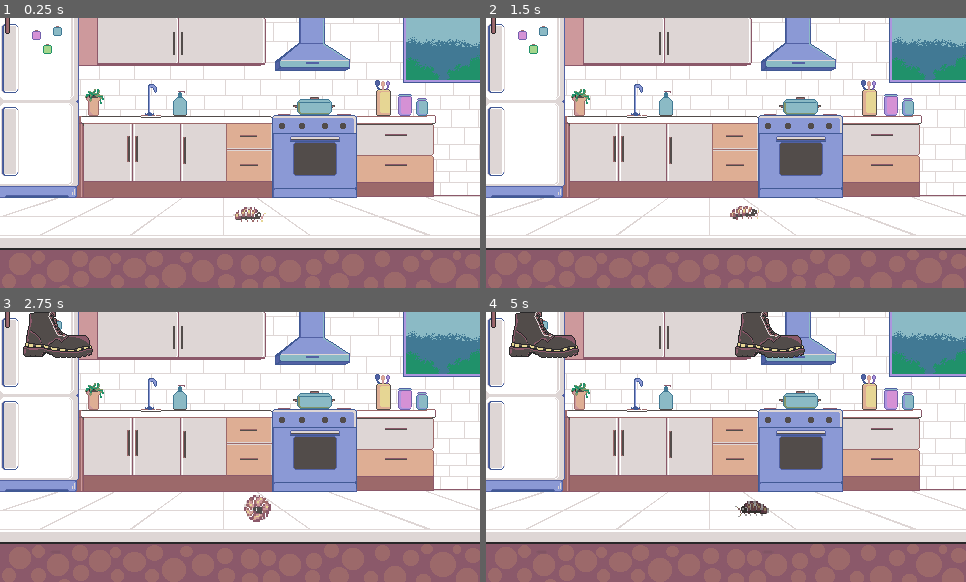
Above: before the commit, frames 1-4 (two rows, left to right).
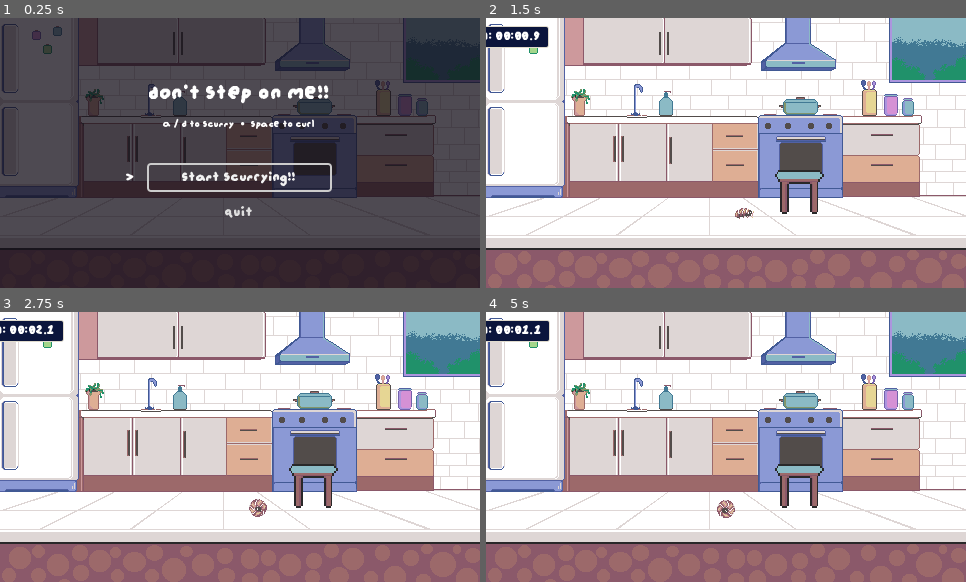
Above: after the commit, the same moments.

Repository: vineethjkatti-tech/dontsteponme
Game: Godot game, scene res://control.tscn
The game is run twice, just before and just after one commit, with the same random seed, the same clock (stepped at 60 frames per second) and the same inputs. Before the commit the project starts from res://main.tscn. Sound files missing from this copy of the repository are replaced by a short silence.
Inputs (mouse positions are in pixels of both pictures, inside the frame that each line leads up to):
- Up to frame 1 (0.25 s): no input
- Up to frame 2 (1.5 s): click (726, 177) at 0.5 s, where only the run after the commit has a clickable "Start Scurrying!!"; tap Enter at 1.25 s; move the mouse to (831, 139) at 1.27 s; hold D (right) from 1.28 s (still down); tap Space (curl) at 1.35 s; click (831, 139) at 1.42 s
- Up to frame 3 (2.75 s): move the mouse to (144, 460) at 2.02 s; release D (right) at 2.03 s; hold Down from 2.03 s (still down); tap Space (curl) at 2.1 s; click (144, 460) at 2.17 s
- Up to frame 4 (5 s): tap Space (curl) at 2.75, 3.05, 3.8, 4.35 s; move the mouse to (774, 387) at 2.77 s; release Down at 2.78 s; hold D (right) 2.78-3.53 s; tap Alt at 2.85 s; click (774, 387) at 2.92 s; move the mouse to (702, 501) at 3.52 s; hold Up 3.53-4.28 s; tap Shift at 3.6 s; click (702, 501) at 3.67 s; tap Enter at 4.25 s; move the mouse to (870, 487) at 4.27 s; hold A (left) from 4.28 s (still down); click (870, 487) at 4.42 s

The runs differ from the first frame. In frame 1, 98% of the frame differs, in the area x 0-100%, y 0-100%; in frame 2, 2.0%; in frame 3, 3.3%; in frame 4, 5.1%.

Commit message:
game making finished finally!!!!!!!!!!!!!!!!!!!!!!!!!!!!!!!!!!!!!!!!!!!!!!!!!!!!!!!!

Diff:
--- a/chair.gd
+++ b/chair.gd
@@ -1,24 +1,54 @@
 extends Area2D
 
 @export var broken_texture: Texture2D = preload("res://chair-broken.png")
+@export var normal_texture: Texture2D = preload("res://chair.png")
+@export var snd_break: AudioStream = preload("res://hitHurt (1).wav")
+@export var respawn_time: float = 6.0
+
+@export var min_x: float = 60.0
+@export var max_x: float = 420.0
 
 @onready var sprite: Sprite2D = $Sprite2D
 @onready var collision_shape: CollisionShape2D = $CollisionShape2D
 
 var is_broken: bool = false
 
+func _ready() -> void:
+	sprite.texture = normal_texture
+	sprite.modulate.a = 1.0
+	collision_shape.disabled = false
+
 func break_chair() -> void:
 	if is_broken:
 		return
 	is_broken = true
 
-	# disable collision so it can't absorb a second hit
+	# play shatter sound
+	var sfx := AudioStreamPlayer2D.new()
+	sfx.stream = snd_break
+	sfx.finished.connect(sfx.queue_free)
+	add_child(sfx)
+	sfx.play()
+
 	collision_shape.set_deferred("disabled", true)
-
-	# swap to broken chair sprite
 	sprite.texture = broken_texture
 
-	# slight splinter shake and fade away for cinemtaic effect!!
 	var tween := create_tween()
-	tween.tween_property(sprite, "modulate:a", 0.0, 1.2).set_delay(0.4)
-	tween.tween_callback(queue_free)
+	tween.tween_property(sprite, "modulate:a", 0.0, 0.8).set_delay(0.5)
+	tween.tween_callback(respawn_chair)
+
+func respawn_chair() -> void:
+	await get_tree().create_timer(respawn_time).timeout
+
+	var new_x := randf_range(min_x, max_x)
+	global_position.x = new_x
+
+	sprite.texture = normal_texture
+	is_broken = false
+
+	var respawn_tween := create_tween()
+	respawn_tween.tween_property(sprite, "modulate:a", 1.0, 0.4)
+	await respawn_tween.finished
+
+	collision_shape.set_deferred("disabled", false)
+	print("--- Chair respawned at X: ", new_x)
--- a/chair.tscn
+++ b/chair.tscn
@@ -4,15 +4,17 @@
 [ext_resource type="Texture2D" uid="uid://blvf5387m4epg" path="res://chair.png" id="1_knj3a"]
 
 [sub_resource type="RectangleShape2D" id="RectangleShape2D_24m23"]
-size = Vector2(29, 14)
+size = Vector2(60.5, 51)
 
 [node name="Chair" type="Area2D" unique_id=19315024 groups=["chair"]]
 script = ExtResource("1_58eu7")
 
 [node name="Sprite2D" type="Sprite2D" parent="." unique_id=972195234]
 z_index = 1
+position = Vector2(15, 18)
+scale = Vector2(1.75, 1.75)
 texture = ExtResource("1_knj3a")
 
 [node name="CollisionShape2D" type="CollisionShape2D" parent="." unique_id=89532958]
-position = Vector2(-1, -5)
+position = Vector2(14.75, 22.5)
 shape = SubResource("RectangleShape2D_24m23")
--- /dev/null
+++ b/control.gd
@@ -0,0 +1,66 @@
+extends Control
+
+@onready var play_button: Button = $CenterContainer/VBoxContainer/PlayButton
+@onready var quit_button: Button = $CenterContainer/VBoxContainer/QuitButton
+@onready var cursor: Label = $Cursor
+@onready var buttons: Array[Button] = [
+	$CenterContainer/VBoxContainer/PlayButton,
+	$CenterContainer/VBoxContainer/QuitButton
+]
+
+var active_index: int = 0
+var bob_tween: Tween
+
+func _ready() -> void:
+	play_button.pressed.connect(_on_play_pressed)
+	quit_button.pressed.connect(_on_quit_pressed)
+
+	# Connect hover & focus signals for keyboard, controller, and mouse
+	for i in range(buttons.size()):
+		var btn = buttons[i]
+		btn.mouse_entered.connect(_on_button_hovered.bind(i))
+		btn.focus_entered.connect(_on_button_hovered.bind(i))
+
+	play_button.grab_focus()
+
+	# Wait until UI containers finish centering everything on screen
+	await get_tree().process_frame
+	_update_cursor_position(false)
+	_start_cursor_bob()
+
+func _on_play_pressed() -> void:
+	get_tree().change_scene_to_file("res://main.tscn")
+
+func _on_quit_pressed() -> void:
+	get_tree().quit()
+
+func _on_button_hovered(index: int) -> void:
+	if active_index != index:
+		active_index = index
+		_update_cursor_position(true)
+
+func _update_cursor_position(animated: bool) -> void:
+	var target_btn = buttons[active_index]
+	var target_x = target_btn.global_position.x - 20.0
+	var target_y = target_btn.global_position.y + (target_btn.size.y / 2.0) - (cursor.size.y / 2.0)
+
+	if animated:
+		# Restart the bob tween after moving so it doesn't fight position
+		if bob_tween:
+			bob_tween.kill()
+
+		var t := create_tween().set_trans(Tween.TRANS_BACK).set_ease(Tween.EASE_OUT)
+		t.tween_property(cursor, "global_position:y", target_y, 0.12)
+		t.parallel().tween_property(cursor, "global_position:x", target_x, 0.12)
+		t.tween_callback(_start_cursor_bob)
+	else:
+		cursor.global_position = Vector2(target_x, target_y)
+
+func _start_cursor_bob() -> void:
+	if bob_tween:
+		bob_tween.kill()
+
+	var base_x = cursor.global_position.x
+	bob_tween = create_tween().set_loops()
+	bob_tween.tween_property(cursor, "global_position:x", base_x - 4.0, 0.35).set_trans(Tween.TRANS_SINE)
+	bob_tween.tween_property(cursor, "global_position:x", base_x, 0.35).set_trans(Tween.TRANS_SINE)
--- /dev/null
+++ b/control.tscn
@@ -0,0 +1,79 @@
+[gd_scene format=3 uid="uid://cc77vckkkmect"]
+
+[ext_resource type="Texture2D" uid="uid://cckmet8dpdk08" path="res://back-Ground.png" id="1_0fbet"]
+[ext_resource type="Script" uid="uid://c0snaeob404jb" path="res://control.gd" id="1_62e2m"]
+
+[node name="MainMenu" type="Control" unique_id=406835669]
+layout_mode = 3
+anchors_preset = 15
+anchor_right = 1.0
+anchor_bottom = 1.0
+grow_horizontal = 2
+grow_vertical = 2
+script = ExtResource("1_62e2m")
+
+[node name="BG" type="TextureRect" parent="." unique_id=396212709]
+layout_mode = 1
+anchors_preset = 15
+anchor_right = 1.0
+anchor_bottom = 1.0
+grow_horizontal = 2
+grow_vertical = 2
+texture = ExtResource("1_0fbet")
+expand_mode = 1
+stretch_mode = 6
+
+[node name="Dimmer" type="ColorRect" parent="." unique_id=575458231]
+layout_mode = 1
+anchors_preset = 15
+anchor_right = 1.0
+anchor_bottom = 1.0
+grow_horizontal = 2
+grow_vertical = 2
+color = Color(0.07058824, 0.050980393, 0.09411765, 0.7490196)
+
+[node name="CenterContainer" type="CenterContainer" parent="." unique_id=422039411]
+layout_mode = 1
+anchors_preset = 15
+anchor_right = 1.0
+anchor_bottom = 1.0
+grow_horizontal = 2
+grow_vertical = 2
+
+[node name="VBoxContainer" type="VBoxContainer" parent="CenterContainer" unique_id=1435258142]
+layout_mode = 2
+theme_override_constants/separation = 10
+
+[node name="TitleLabel" type="Label" parent="CenterContainer/VBoxContainer" unique_id=1750936546]
+layout_mode = 2
+theme_override_font_sizes/font_size = 26
+text = "Don't Step On Me!!"
+horizontal_alignment = 1
+
+[node name="SubtitleLabel" type="Label" parent="CenterContainer/VBoxContainer" unique_id=2122949216]
+layout_mode = 2
+theme_override_font_sizes/font_size = 12
+text = "A / D to Scurry  •  SPACE to Curl"
+horizontal_alignment = 1
+
+[node name="Spacer" type="Control" parent="CenterContainer/VBoxContainer" unique_id=1189935449]
+custom_minimum_size = Vector2(0, 14)
+layout_mode = 2
+
+[node name="PlayButton" type="Button" parent="CenterContainer/VBoxContainer" unique_id=1465757373]
+layout_mode = 2
+theme_override_font_sizes/font_size = 17
+text = "Start Scurrying!!"
+flat = true
+
+[node name="QuitButton" type="Button" parent="CenterContainer/VBoxContainer" unique_id=28707036]
+layout_mode = 2
+theme_override_font_sizes/font_size = 17
+text = "Quit"
+flat = true
+
+[node name="Cursor" type="Label" parent="." unique_id=1090376058]
+layout_mode = 0
+offset_right = 40.0
+offset_bottom = 16.0
+text = ">"
--- a/foot_hazard.gd
+++ b/foot_hazard.gd
@@ -6,6 +6,7 @@
 @export var slam_duration = 0.08
 
 # to preload the two boot frames
+var snd_stomp: AudioStream = preload("res://hitHurt.wav")
 var tex_falling: Texture2D = preload("res://boot2.png")
 var tex_slam: Texture2D = preload("res://boot1.png")
 
@@ -19,55 +20,80 @@
 func _ready() -> void:
 	hitbox.disabled = true
 
-	# place the boot way high before the slam
 	boot.texture = tex_falling
 	boot.position.y = -220.0
+	boot.visible = false
 
-	# starting the shadow small and increasing its size
 	shadow.scale = Vector2(0.15, 0.15)
 	shadow.modulate.a = 0.1
 
+	start_telegraph()
+
+	start_telegraph()
+
 func start_telegraph() -> void:
-	var tween := create_tween().set_parallel(true)
-	# expand shadow to full scale and darken it over telegraph_time
-	tween.tween_property(shadow, "scale", Vector2(1.0, 1.0), telegraph_time)
-	tween.tween_property(shadow, "modulate:a", 0.85, telegraph_time)
-	tween.chain().tween_callback(slam_down)
+	# 1. Expand and darken shadow
+	var t := create_tween()
+	t.set_parallel(true)
+	t.tween_property(shadow, "scale", Vector2(1.0, 1.0), telegraph_time)
+	t.tween_property(shadow, "modulate:a", 0.9, telegraph_time)
+
+	# Wait for telegraph to complete, then slam down
+	await t.finished
+	slam_down()
 
 func slam_down() -> void:
+	boot.visible = true
 	var drop_tween := create_tween()
-	# drop rapidly down to impact the ground (y = 0 relative to FootHazard)
 	drop_tween.tween_property(boot, "position:y", 0.0, slam_duration).set_trans(Tween.TRANS_QUAD).set_ease(Tween.EASE_IN)
-	drop_tween.tween_callback(trigger_impact)
+	await drop_tween.finished
+
+	trigger_impact()
 
 func trigger_impact() -> void:
+	# play stomp sound
+	var player := AudioStreamPlayer2D.new()
+	player.stream = snd_stomp
+	player.finished.connect(player.queue_free)
+	add_child(player)
+	player.play()
+
 	boot.texture = tex_slam
 	hitbox.disabled = false
+
+	# Wait 2 physics frames so Godot registers the newly enabled hitbox
+	await get_tree().physics_frame
+	await get_tree().physics_frame
 
 	var overlapping_areas: Array[Area2D] = get_overlapping_areas()
 	var overlapping_bodies: Array[Node2D] = get_overlapping_bodies()
 
+	# 1. Check for chair shelter
 	for area in overlapping_areas:
-		if area.is_in_group("chair"):
+		if area.is_in_group("chair") or area.has_method("break_chair"):
 			has_hit_chair = true
 			if area.has_method("break_chair"):
 				area.break_chair()
+			print("--- Chair smashed and absorbed impact!")
 			break
 
+	# 2. Check for player hit (only if chair didn't absorb it)
 	if not has_hit_chair:
 		for body in overlapping_bodies:
-			if body.is_in_group("player"):
-				if body.has_method("take_hit"):
-					body.take_hit(global_position.x)
+			if body.is_in_group("player") or body.has_method("take_hit"):
+				print("--- Boot hit bug!")
+				body.take_hit(global_position.x)
+				break
 
+	# Linger on ground
 	await get_tree().create_timer(0.35).timeout
 	hitbox.disabled = true
 
+	# Retract back up
 	boot.texture = tex_falling
 	var lift_tween := create_tween()
 	lift_tween.tween_property(boot, "position:y", -240.0, 0.25).set_trans(Tween.TRANS_QUAD).set_ease(Tween.EASE_OUT)
-	lift_tween.tween_callback(_on_hazard_complete)
+	await lift_tween.finished
 
-func _on_hazard_complete() -> void:
 	hazard_finished.emit()
 	queue_free()
--- a/foot_hazard.tscn
+++ b/foot_hazard.tscn
@@ -5,7 +5,7 @@
 [ext_resource type="Texture2D" uid="uid://1lhr2fqr18hh" path="res://boot2.png" id="2_yg1cj"]
 
 [sub_resource type="RectangleShape2D" id="RectangleShape2D_djjye"]
-size = Vector2(76, 20)
+size = Vector2(68, 56)
 
 [node name="FootHazard" type="Area2D" unique_id=2132776443]
 script = ExtResource("1_yg1cj")
@@ -18,6 +18,6 @@
 texture = ExtResource("2_yg1cj")
 
 [node name="HitBox" type="CollisionShape2D" parent="." unique_id=925266151]
-position = Vector2(3, 17)
+position = Vector2(2, 3)
 shape = SubResource("RectangleShape2D_djjye")
 disabled = true
--- /dev/null
+++ b/game_over_screen.gd
@@ -0,0 +1,50 @@
+extends CanvasLayer
+
+@onready var dimmer: ColorRect = $Dimmer
+@onready var menu_container: CenterContainer = $CenterContainer
+@onready var retry_button: Button = $CenterContainer/VBoxContainer/RetryButton
+@onready var menu_button: Button = $CenterContainer/VBoxContainer/MenuButton
+
+func _ready() -> void:
+	# Guarantee the group is registered by code
+	add_to_group("game_over_ui")
+
+	dimmer.modulate.a = 0.0
+	menu_container.modulate.a = 0.0
+	menu_container.mouse_filter = Control.MOUSE_FILTER_IGNORE
+
+	retry_button.pressed.connect(_on_retry_pressed)
+	menu_button.pressed.connect(_on_menu_pressed)
+
+func show_game_over() -> void:
+	print("--- show_game_over() CALLED! ---")
+	menu_container.mouse_filter = Control.MOUSE_FILTER_STOP
+
+	# Dim the background
+	var dim_tween := create_tween()
+	dim_tween.tween_property(dimmer, "modulate:a", 0.75, 0.8).set_trans(Tween.TRANS_SINE)
+
+	# Fade in the menu
+	var fade_tween := create_tween()
+	fade_tween.tween_property(menu_container, "modulate:a", 1.0, 0.6).set_delay(0.2).set_trans(Tween.TRANS_CUBIC)
+
+	await fade_tween.finished
+	retry_button.grab_focus()
+
+func _on_retry_pressed() -> void:
+	get_tree().reload_current_scene()
+
+func _on_menu_pressed() -> void:
+	get_tree().change_scene_to_file("res://control.tscn")
+
+func set_final_score(time_survived: float) -> void:
+	var total_sec := int(time_survived)
+	var mins := total_sec / 60
+	var secs := total_sec % 60
+	var tenths := int(fmod(time_survived, 1.0) * 10.0)
+	var time_str := "%02d:%02d.%d" % [mins, secs, tenths]
+
+	# If you add a ScoreResult label inside GameOverScreen's VBoxContainer:
+	var result_lbl = get_node_or_null("CenterContainer/VBoxContainer/ScoreResult")
+	if result_lbl:
+		result_lbl.text = "TIME: " + time_str
--- /dev/null
+++ b/game_over_screen.tscn
@@ -0,0 +1,48 @@
+[gd_scene format=3 uid="uid://y366h7e46qxl"]
+
+[ext_resource type="Script" uid="uid://j845ias2h34h" path="res://game_over_screen.gd" id="1_gt22q"]
+
+[node name="GameOverScreen" type="CanvasLayer" unique_id=1913943563]
+script = ExtResource("1_gt22q")
+
+[node name="Dimmer" type="ColorRect" parent="." unique_id=22418233]
+modulate = Color(1, 1, 1, 0)
+anchors_preset = 15
+anchor_right = 1.0
+anchor_bottom = 1.0
+grow_horizontal = 2
+grow_vertical = 2
+color = Color(0, 0, 0, 1)
+
+[node name="CenterContainer" type="CenterContainer" parent="." unique_id=1544157625]
+anchors_preset = 15
+anchor_right = 1.0
+anchor_bottom = 1.0
+grow_horizontal = 2
+grow_vertical = 2
+
+[node name="VBoxContainer" type="VBoxContainer" parent="CenterContainer" unique_id=129143615]
+layout_mode = 2
+
+[node name="GameOverLabel" type="Label" parent="CenterContainer/VBoxContainer" unique_id=96680592]
+layout_mode = 2
+theme_override_colors/font_color = Color(0.73279804, 0, 0.09952476, 1)
+theme_override_font_sizes/font_size = 32
+text = "Game Over!!"
+
+[node name="Spacer" type="Control" parent="CenterContainer/VBoxContainer" unique_id=926926350]
+custom_minimum_size = Vector2(0, 12)
+layout_mode = 2
+
+[node name="RetryButton" type="Button" parent="CenterContainer/VBoxContainer" unique_id=2074655783]
+layout_mode = 2
+theme_override_font_sizes/font_size = 22
+text = "Retry
+"
+flat = true
+
+[node name="MenuButton" type="Button" parent="CenterContainer/VBoxContainer" unique_id=1865760147]
+layout_mode = 2
+theme_override_font_sizes/font_size = 21
+text = "Main Menu"
+flat = true
--- /dev/null
+++ b/hud.gd
@@ -0,0 +1,24 @@
+extends Control
+
+@onready var score_label: Label = $MarginContainer/BannerPanel/MarginContainer/ScoreLabel
+
+var elapsed_time: float = 0.0
+var is_active: bool = true
+
+func _process(delta: float) -> void:
+	if not is_active:
+		return
+
+	elapsed_time += delta
+	score_label.text = "SURVIVED: %s" % format_time(elapsed_time)
+
+func stop_timer() -> float:
+	is_active = false
+	return elapsed_time
+
+func format_time(seconds: float) -> String:
+	var total_sec := int(seconds)
+	var mins := total_sec / 60
+	var secs := total_sec % 60
+	var tenths := int(fmod(seconds, 1.0) * 10.0)
+	return "%02d:%02d.%d" % [mins, secs, tenths]
--- /dev/null
+++ b/hud.tscn
@@ -0,0 +1,52 @@
+[gd_scene format=3 uid="uid://1jfudbi4yvii"]
+
+[ext_resource type="Script" uid="uid://cpjjuxgs8vrod" path="res://hud.gd" id="1_37p78"]
+
+[sub_resource type="StyleBoxFlat" id="StyleBoxFlat_hewpr"]
+bg_color = Color(0.044958524, 0.08388256, 0.23562998, 1)
+border_width_left = 1
+border_width_top = 1
+border_width_right = 1
+border_width_bottom = 1
+border_color = Color(0.8784314, 0.85882354, 0.8039216, 1)
+corner_radius_top_left = 2
+corner_radius_top_right = 2
+corner_radius_bottom_right = 2
+corner_radius_bottom_left = 2
+
+[node name="HUD" type="Control" unique_id=1763401704]
+layout_mode = 3
+anchors_preset = 15
+anchor_right = 1.0
+anchor_bottom = 1.0
+grow_horizontal = 2
+grow_vertical = 2
+mouse_filter = 2
+script = ExtResource("1_37p78")
+
+[node name="MarginContainer" type="MarginContainer" parent="." unique_id=134726683]
+layout_mode = 1
+anchors_preset = 10
+anchor_right = 1.0
+offset_bottom = 16.0
+grow_horizontal = 2
+theme_override_constants/margin_left = 12
+theme_override_constants/margin_top = 8
+theme_override_constants/margin_right = 12
+
+[node name="BannerPanel" type="PanelContainer" parent="MarginContainer" unique_id=1083063849]
+layout_mode = 2
+theme_override_styles/panel = SubResource("StyleBoxFlat_hewpr")
+
+[node name="MarginContainer" type="MarginContainer" parent="MarginContainer/BannerPanel" unique_id=1854742262]
+layout_mode = 2
+theme_override_constants/margin_left = 8
+theme_override_constants/margin_top = 2
+theme_override_constants/margin_right = 8
+theme_override_constants/margin_bottom = 2
+
+[node name="ScoreLabel" type="Label" parent="MarginContainer/BannerPanel/MarginContainer" unique_id=1172785580]
+layout_mode = 2
+theme_override_colors/font_color = Color(0.99607843, 0.99607843, 0.99607843, 1)
+theme_override_font_sizes/font_size = 16
+text = "Survived: 00:00:0"
--- a/main.tscn
+++ b/main.tscn
@@ -4,6 +4,9 @@
 [ext_resource type="PackedScene" uid="uid://dxrfwxac6rqq0" path="res://player2D.tscn" id="2_0xm2m"]
 [ext_resource type="PackedScene" uid="uid://b68rigwov7fdf" path="res://shoe_spawner.tscn" id="3_h2yge"]
 [ext_resource type="PackedScene" uid="uid://dehqrnnwc5rgg" path="res://chair.tscn" id="4_1bvp3"]
+[ext_resource type="PackedScene" uid="uid://y366h7e46qxl" path="res://game_over_screen.tscn" id="5_lquwl"]
+[ext_resource type="PackedScene" uid="uid://1jfudbi4yvii" path="res://hud.tscn" id="6_7mycd"]
+[ext_resource type="AudioStream" uid="uid://opn68px7gdtf" path="res://white_records-byte-blast-8-bit-arcade-music-background-music-for-video-208780.mp3" id="7_272bh"]
 
 [node name="Main" type="Node2D" unique_id=1555962016]
 
@@ -18,3 +21,13 @@
 [node name="ShoeSpawner" parent="." unique_id=6032976 instance=ExtResource("3_h2yge")]
 
 [node name="Chair" parent="." unique_id=19315024 instance=ExtResource("4_1bvp3")]
+position = Vector2(300, 150)
+
+[node name="GameOverScreen" parent="." unique_id=1913943563 instance=ExtResource("5_lquwl")]
+
+[node name="HUD" parent="." unique_id=1763401704 instance=ExtResource("6_7mycd")]
+
+[node name="AudioStreamPlayer2D" type="AudioStreamPlayer2D" parent="." unique_id=1421518759]
+stream = ExtResource("7_272bh")
+volume_db = -8.0
+autoplay = true
--- a/player2D.gd
+++ b/player2D.gd
@@ -1,5 +1,7 @@
 extends CharacterBody2D
 
+var snd_curl: AudioStream = preload("res://jump.wav")
+var snd_squish: AudioStream = preload("res://random.wav")
 
 @export var speed = 140.0
 @export var curl_friction = 6.0
@@ -62,6 +64,20 @@
 	can_curl = false
 	is_curled = true
 	sprite_2d.play("Curling Up")
+
+	# play armor/curl sound
+	var sfx := AudioStreamPlayer2D.new()
+	sfx.stream = snd_curl
+	sfx.finished.connect(sfx.queue_free)
+	add_child(sfx)
+	sfx.play()
+
+	# squash wide, then snap into ball:
+	var t := create_tween()
+	t.tween_property(sprite_2d, "scale", Vector2(1.3, 0.7), 0.06).set_trans(Tween.TRANS_QUAD)
+	t.tween_property(sprite_2d, "scale", Vector2(0.9, 1.1), 0.08)
+	t.tween_property(sprite_2d, "scale", Vector2(1.0, 1.0), 0.06)
+
 	curl_timer.start(1.5)
 
 func curling_up_timeout() -> void:
@@ -71,6 +87,10 @@
 	modulate = Color(0.6, 0.6, 0.6)
 	cooldown_timer.start(4.0)
 
+	var t := create_tween()
+	t.tween_property(sprite_2d, "scale", Vector2(0.8, 1.3), 0.08)
+	t.tween_property(sprite_2d, "scale", Vector2(1.0, 1.0), 0.1).set_trans(Tween.TRANS_BOUNCE)
+
 func cooldown_timer_timeout() -> void:
 	print("Cooldown over! Can curl again.")
 	can_curl = true
@@ -78,22 +98,37 @@
 
 func take_hit(_hazard_x: float) -> void:
 	if is_curled:
-		# survived the stomp by being curled up!
 		print("Armored! Survived the stomp.")
-		# tiny camera shake or squash flash
-		var tween := create_tween()
-		tween.tween_property(sprite_2d, "modulate", Color(1.5, 1.5, 1.5), 0.08)
-		tween.tween_property(sprite_2d, "modulate", Color(1.0, 1.0, 1.0), 0.08)
+		var flash := create_tween()
+		flash.tween_property(sprite_2d, "modulate", Color(1.8, 1.8, 1.8), 0.08)
+		flash.tween_property(sprite_2d, "modulate", Color(1.0, 1.0, 1.0), 0.08)
 	else:
-		# flattened / Game Over
 		print("Squashed! Game Over.")
 		set_physics_process(false)
 
-		# squish visual
+		# play splat sound
+		var sfx := AudioStreamPlayer.new()
+		sfx.stream = snd_squish
+		sfx.finished.connect(sfx.queue_free)
+		get_tree().root.add_child(sfx)
+		sfx.play()
+
+		# squish bug visual
 		var death_tween := create_tween()
-		death_tween.tween_property(sprite_2d, "scale:y", 0.1, 0.1)
-		death_tween.tween_callback(func():
-			# Reload scene after 1 second
-			await get_tree().create_timer(1.0).timeout
-			get_tree().reload_current_scene()
-		)
+		death_tween.tween_property(sprite_2d, "scale:y", 0.12, 0.08)
+		death_tween.tween_property(sprite_2d, "scale:x", 1.4, 0.08)
+
+		# stop HUD timer and grab final survival time
+		var final_score := 0.0
+		var hud = get_tree().get_first_node_in_group("hud")
+		if not hud:
+			hud = get_parent().get_node_or_null("HUD")
+		if hud and hud.has_method("stop_timer"):
+			final_score = hud.stop_timer()
+
+		# pass time to GameOverScreen and trigger sequence
+		var game_over_ui = get_tree().get_first_node_in_group("game_over_ui")
+		if game_over_ui and game_over_ui.has_method("show_game_over"):
+			if game_over_ui.has_method("set_final_score"):
+				game_over_ui.set_final_score(final_score)
+			game_over_ui.show_game_over()
--- a/project.godot
+++ b/project.godot
@@ -11,7 +11,7 @@
 [application]
 
 config/name="Don't Step On Me"
-run/main_scene="uid://7bxyqlbyxowb"
+run/main_scene="uid://cc77vckkkmect"
 config/features=PackedStringArray("4.7", "GL Compatibility")
 config/icon="res://icon.svg"
 
--- /dev/null
+++ b/scene_transition.gd
@@ -0,0 +1,18 @@
+extends CanvasLayer
+
+@onready var overlay: ColorRect = $TransitionOverlay
+
+func transition_to_scene(target_scene_path: String) -> void:
+	var mat := overlay.material as ShaderMaterial
+
+	# Wipe in (dots expand to black)
+	var t := create_tween()
+	t.tween_property(mat, "shader_parameter/progress", 1.0, 0.45).set_trans(Tween.TRANS_SINE)
+	await t.finished
+
+	# Change scene
+	get_tree().change_scene_to_file(target_scene_path)
+
+	# Wipe out (dots shrink away)
+	var t_out := create_tween()
+	t_out.tween_property(mat, "shader_parameter/progress", 0.0, 0.45).set_trans(Tween.TRANS_SINE)
--- /dev/null
+++ b/scene_transition.gdshader
@@ -0,0 +1,24 @@
+shader_type canvas_item;
+
+// 0.0 = completely clear, 1.0 = completely covered in black dots
+uniform float progress : hint_range(0.0, 1.0) = 0.0;
+uniform float diamond_pixel_size = 16.0;
+
+void fragment() {
+    // Break the screen into a pixel grid
+    vec2 grid_pos = floor(FRAGCOORD.xy / diamond_pixel_size);
+    vec2 cell_uv = fract(FRAGCOORD.xy / diamond_pixel_size) - vec2(0.5);
+
+    // Calculate distance from center of each dot
+    float dist = length(cell_uv);
+
+    // Wave offset across screen for a dynamic wipe
+    float screen_gradient = (UV.x + UV.y) * 0.25;
+    float threshold = clamp((progress * 1.5) - screen_gradient, 0.0, 1.0);
+
+    if (dist < threshold * 0.75) {
+        COLOR = vec4(0.0, 0.0, 0.0, 1.0); // Black dot
+    } else {
+        COLOR = vec4(0.0, 0.0, 0.0, 0.0); // Transparent
+    }
+}
--- /dev/null
+++ b/scene_transition.tscn
@@ -0,0 +1,20 @@
+[gd_scene format=3 uid="uid://nl5imoolndoh"]
+
+[ext_resource type="Script" uid="uid://be55yeuffnunr" path="res://scene_transition.gd" id="1_gbkcp"]
+[ext_resource type="Shader" uid="uid://biql7ssvf52in" path="res://scene_transition.gdshader" id="1_jiq3i"]
+
+[sub_resource type="ShaderMaterial" id="ShaderMaterial_hewpr"]
+shader = ExtResource("1_jiq3i")
+shader_parameter/progress = 0.0
+shader_parameter/diamond_pixel_size = 16.0
+
+[node name="SceneTransition" type="CanvasLayer" unique_id=1839372763]
+script = ExtResource("1_gbkcp")
+
+[node name="TransitionOverlay" type="ColorRect" parent="." unique_id=830798097]
+material = SubResource("ShaderMaterial_hewpr")
+anchors_preset = 15
+anchor_right = 1.0
+anchor_bottom = 1.0
+grow_horizontal = 2
+grow_vertical = 2
--- a/shoe_spawner.tscn
+++ b/shoe_spawner.tscn
@@ -6,6 +6,6 @@
 [node name="ShoeSpawner" type="Node2D" unique_id=6032976]
 script = ExtResource("1_fldcc")
 foot_hazard_scene = ExtResource("2_s68ig")
-floor_y = null
+floor_y = 200.0
 
 [node name="HazardTimer" type="Timer" parent="." unique_id=490881763]
--- a/spawn_logic.gd
+++ b/spawn_logic.gd
@@ -49,7 +49,7 @@
 		spawn_interval = 0.7
 		telegraph_duration = 0.7
 		targeted_chance = 0.75
-		max_simultaneous_drops = randf_range(2, 3)
+		max_simultaneous_drops = randi_range(2, 3)
 	else:
 		spawn_interval = 0.5
 		telegraph_duration = 0.5
Not shown, added: control.gd.uid
Not shown, added: game_over_screen.gd.uid
Not shown, added: hitHurt (1).wav.import
Not shown, added: hitHurt.wav.import
Not shown, added: hud.gd.uid
Not shown, added: jump.wav.import
Not shown, added: random.wav.import
Not shown, added: scene_transition.gd.uid
Not shown, added: scene_transition.gdshader.uid
Not shown, added: shader.txt
Not shown, added: white_records-byte-blast-8-bit-arcade-music-background-music-for-video-208780.mp3.import
Not shown, added: hitHurt (1).wav
(and 4 more such lines)
